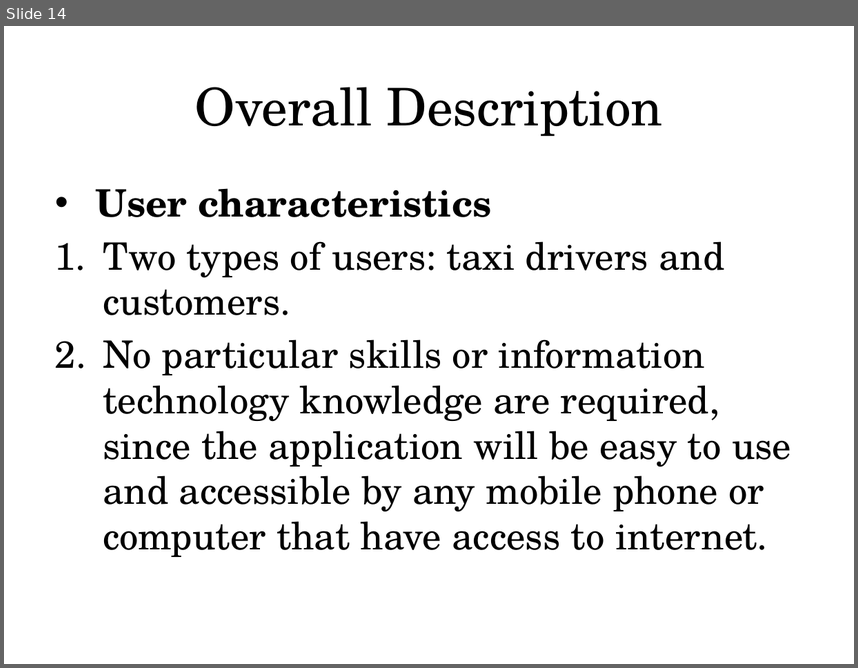
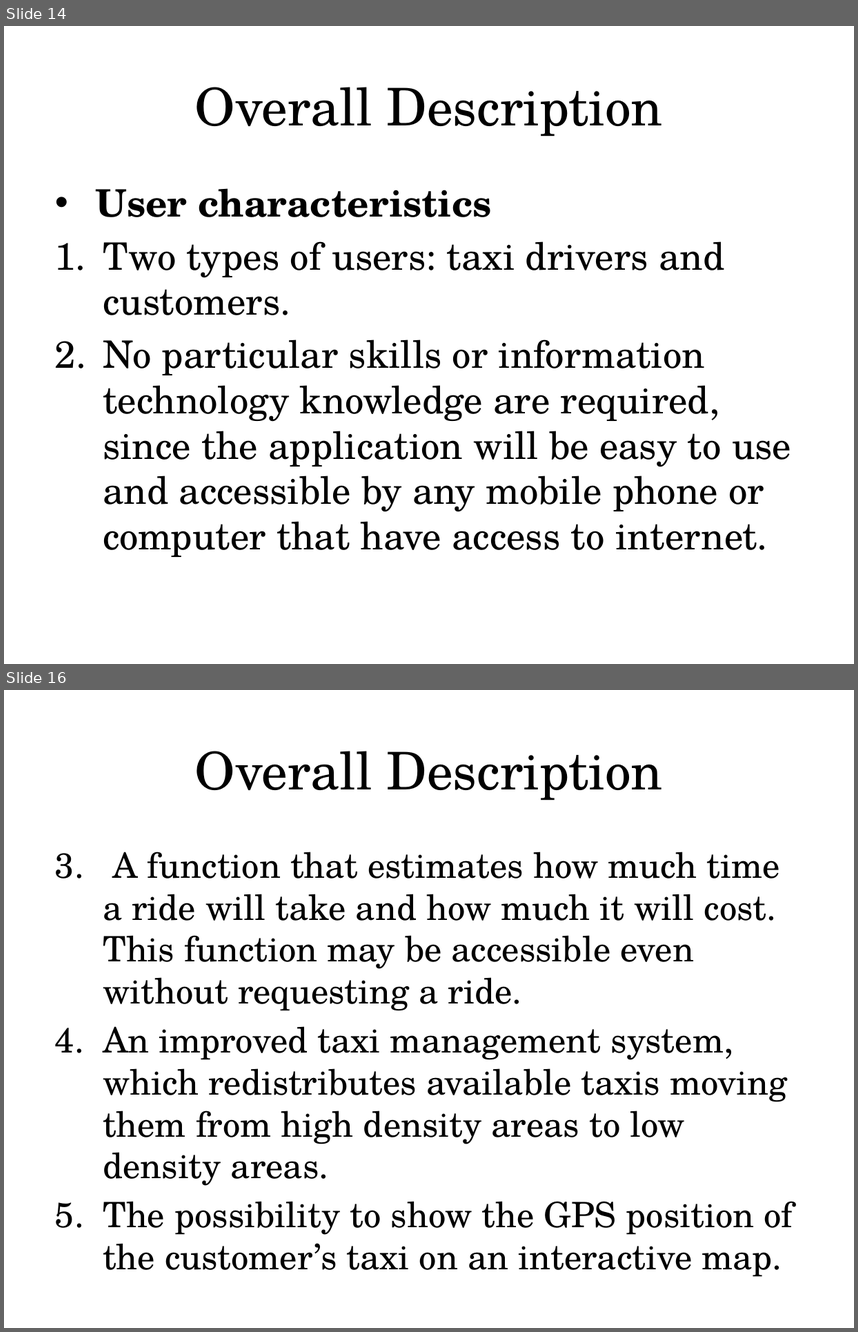
Before and after one commit to MarcoRomani/myTaxyService-SE2-PozziRomani, a slide deck: OtherStuff/Presentation/assumptions + definitions + overall description.pptx. Shown one above the other, each under a label of ours: slide 14 before the commit, slides 14 and 16 after it; the slides between them are not shown. The pictures are 858x668 and 858x1332 pixels, drawn with LibreOffice and Linux fonts; fonts in the diff are those of the drawing. Boxes give left, top, right and bottom in pixels: in the first picture for what was removed or moved away, otherwise in the second. Text is boxed around its words. In the diff, an @@ line names an element or a change of style, - is before the commit and + after.

```diff
--- a/OtherStuff/Presentation/assumptions + definitions + overall description.pptx
+++ b/OtherStuff/Presentation/assumptions + definitions + overall description.pptx
@@ slide 16 added at box(4, 690, 854, 1328), background #FFFFFF @@
@@ title added at box(195, 751, 663, 800), 44 pt, text #000000 @@
+Overall Description
@@ text added at box(103, 851, 793, 1270), 29.6 pt, text #000000 @@
+3. A function that estimates how much time a ride will take and how much it will cost. This function may be accessible even without requesting a ride.
+4. An improved taxi management system, which redistributes available taxis moving them from high density areas to low density areas.
+5. The possibility to show the GPS position of the customer’s taxi on an interactive map.
```
Also in this commit, not shown: 1 slide changed, 1 other slide added, 1 slide removed, 4 other files.
